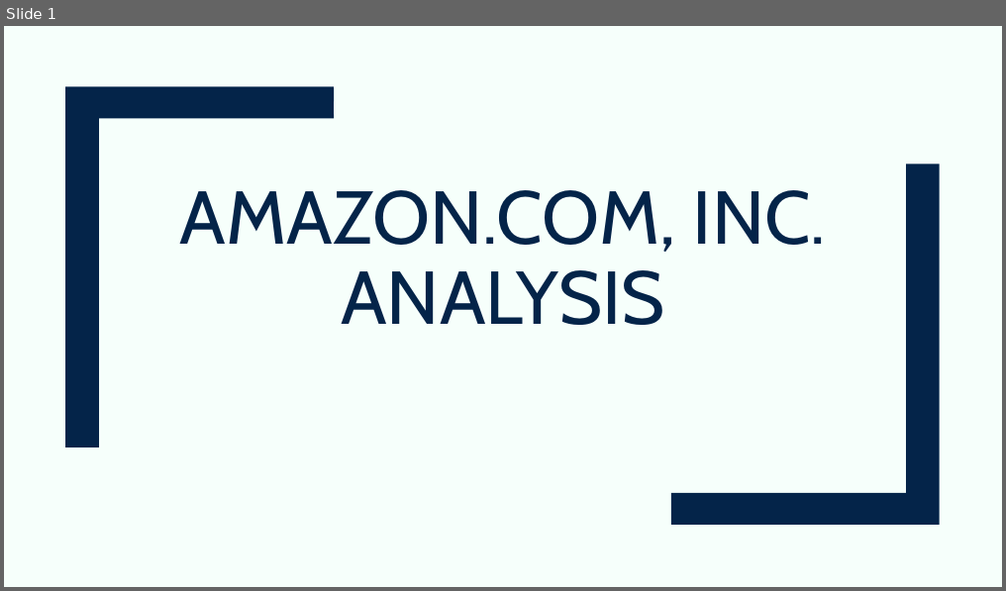
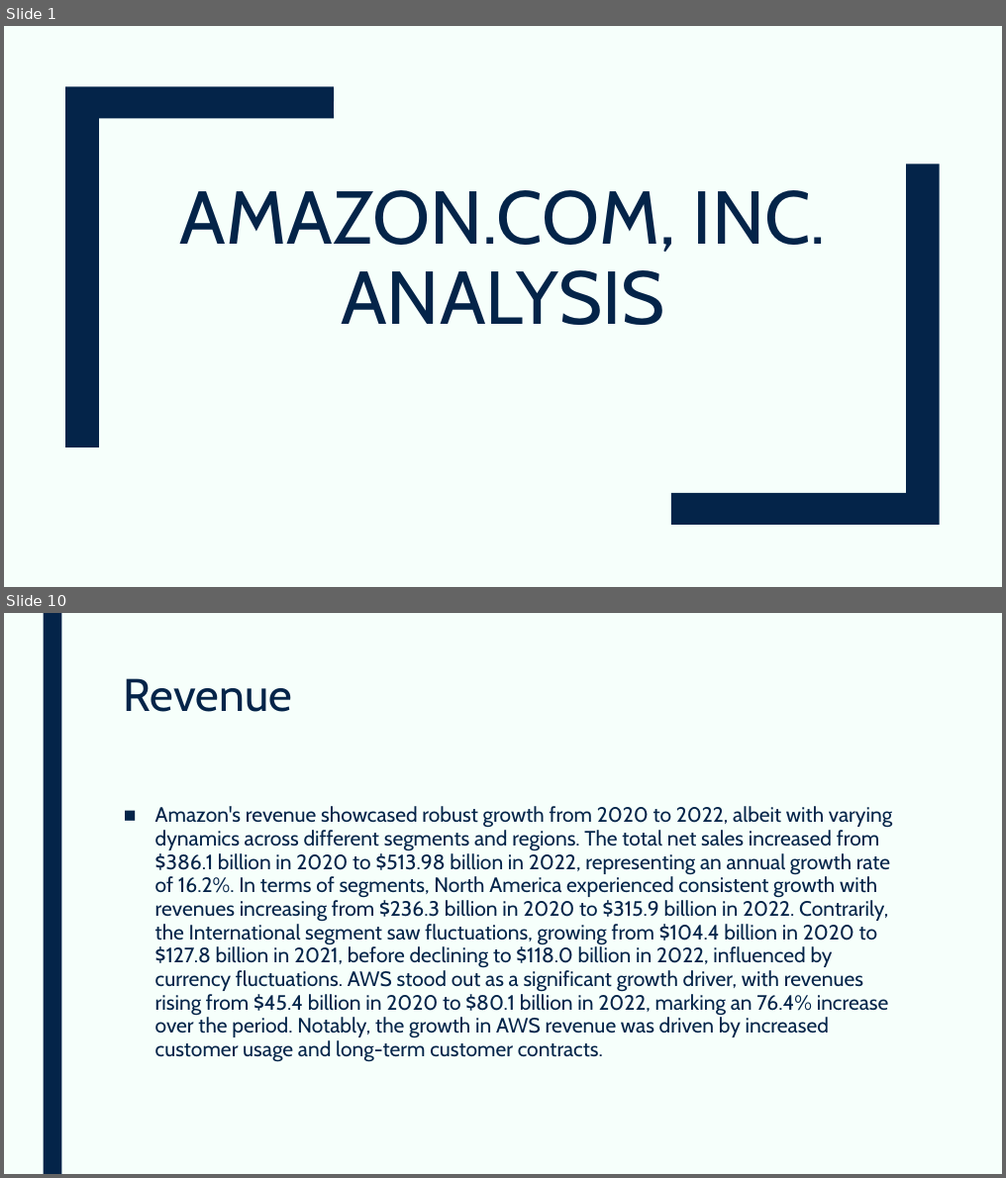
Before and after one commit to devangovind/AMUCLDISS, a slide deck: fastapi-backend/app/pres/output.pptx. Shown one above the other, each under a label of ours: slide 1 before the commit, slides 1 and 10 after it; the slides between them are not shown. The pictures are 1006x591 and 1006x1178 pixels, drawn with LibreOffice and Linux fonts; fonts in the diff are those of the drawing. Boxes give left, top, right and bottom in pixels: in the first picture for what was removed or moved away, otherwise in the second. Text is boxed around its words. In the diff, an @@ line names an element or a change of style, - is before the commit and + after.

```diff
--- a/fastapi-backend/app/pres/output.pptx
+++ b/fastapi-backend/app/pres/output.pptx
@@ slide 10 added at bbox=[4, 613, 1002, 1174], background #F6FFFB @@
@@ rectangle added at bbox=[43, 613, 61, 1174], fill #042449 @@
@@ title added at bbox=[124, 678, 292, 712], 44 pt, text #042449 @@
+Revenue
@@ text added at bbox=[155, 806, 892, 1062], 20 pt, text #042449 @@
+■ Amazon's revenue showcased robust growth from 2020 to 2022, albeit with varying dynamics across different segments and regions. The total net sales increased from $386.1 billion in 2020 to $513.98 billion in 2022, representing an annual growth rate of 16.2%. In terms of segments, North America experienced consistent growth with revenues increasing from $236.3 billion in 2020 to $315.9 billion in 2022. Contrarily, the International segment saw fluctuations, growing from $104.4 billion in 2020 to $127.8 billion in 2021, before declining to $118.0 billion in 2022, influenced by currency fluctuations. AWS stood out as a significant growth driver, with revenues rising from $45.4 billion in 2020 to $80.1 billion in 2022, marking an 76.4% increase over the period. Notably, the growth in AWS revenue was driven by increased customer usage and long-term customer contracts.
```
Also in this commit, not shown: 6 slides changed, 6 other slides added, 11 other files.
